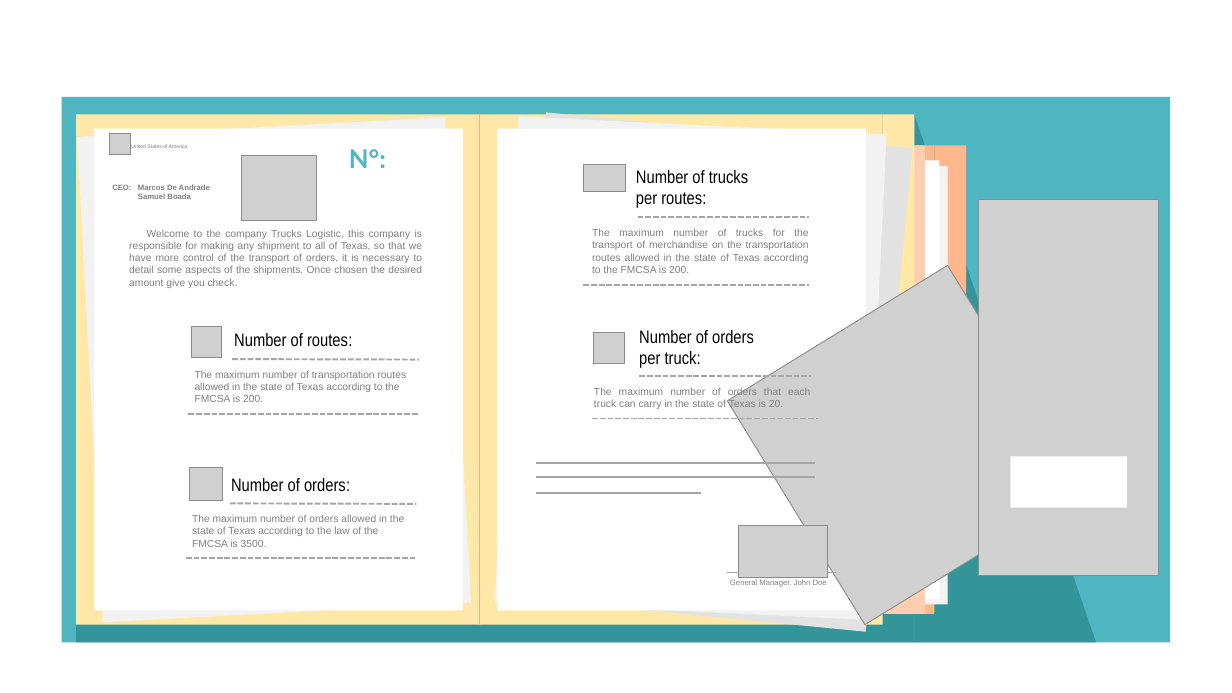
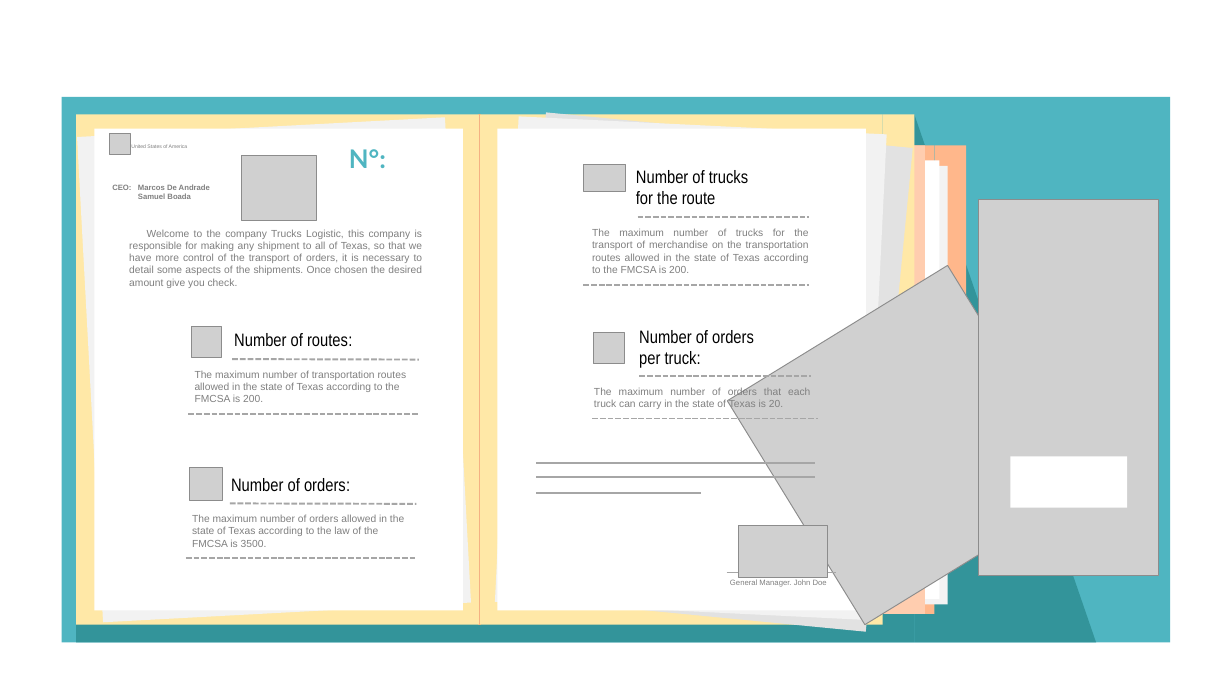
Before and after one commit to systems-multimedia/TruckLogistic, a slide deck: slide 10 of others/Background - Proyecto 2 S.O.pptx. Drawn at 1232x693 pixels with LibreOffice and Linux fonts; fonts in the diff are those of the drawing; grey boxes stand for pictures. Boxes give left, top, right and bottom in pixels: in the first picture for what was removed or moved away, otherwise in the second. Text is boxed around its words. In the diff, an @@ line names an element or a change of style, - is before the commit and + after.

```diff
--- a/others/Background - Proyecto 2 S.O.pptx
+++ b/others/Background - Proyecto 2 S.O.pptx
@@ text at (636, 191, 716, 204): text changed @@
-per routes:
+for the route
```
Also in this commit, not shown: 1 other slide changed, 1 slide added, 33 other files.
